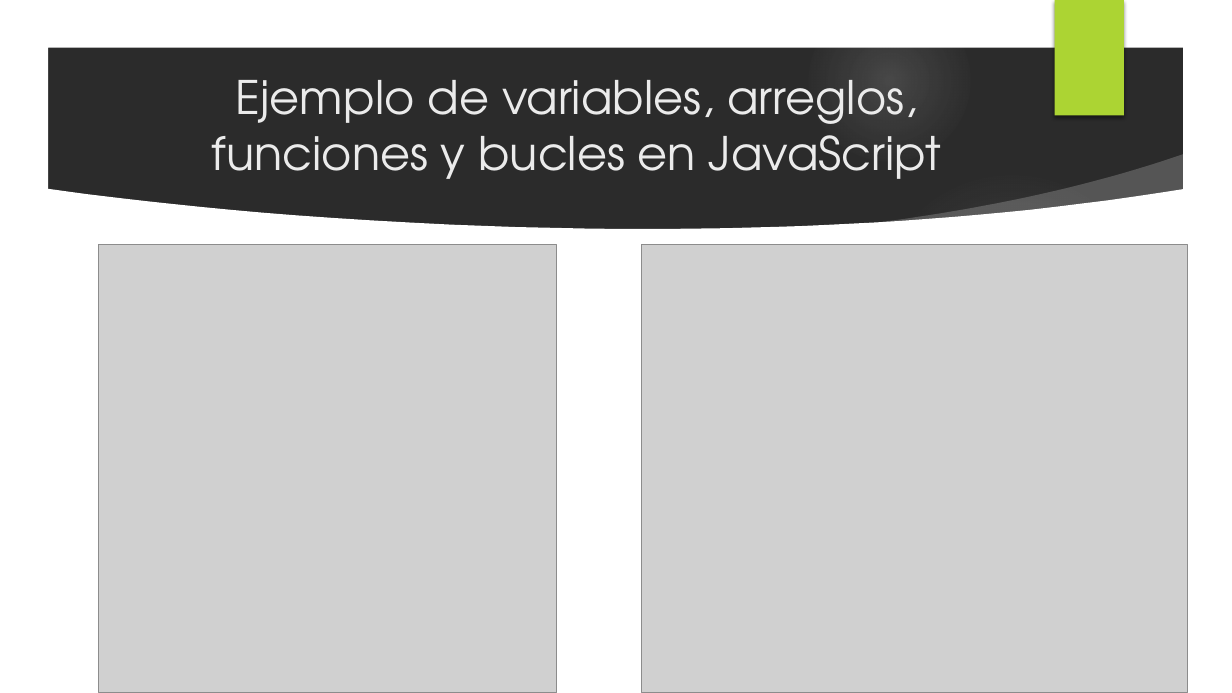
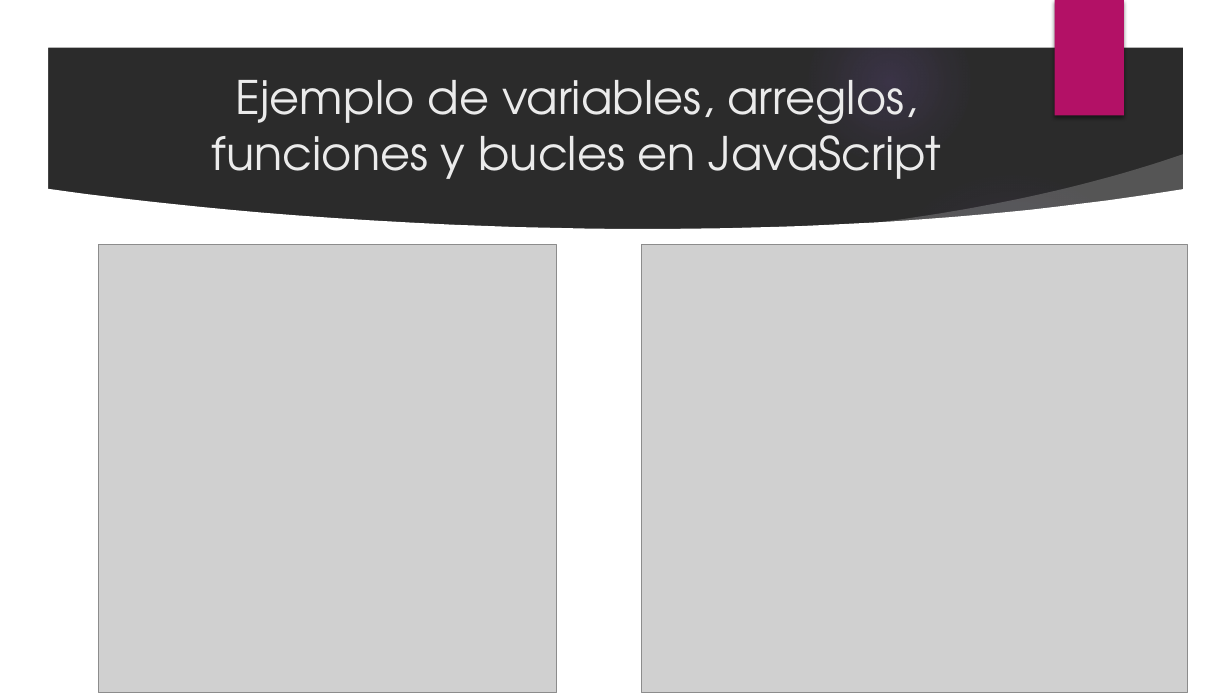
Before and after one commit to stealth14/Web-Transicion-Gradiente, a slide deck: slide 11 of diapositivas CSS.pptx (slide 5 before the commit). Drawn at 1232x693 pixels with LibreOffice and Linux fonts; fonts in the diff are those of the drawing; grey boxes stand for pictures; background and template pictures are left out; a plain dark background stands for a picture behind light text. Boxes give left, top, right and bottom in pixels: in the first picture for what was removed or moved away, otherwise in the second. Text is boxed around its words. In the diff, an @@ line names an element or a change of style, - is before the commit and + after.

```diff
--- a/diapositivas CSS.pptx
+++ b/diapositivas CSS.pptx
@@ ellipse at (x1=809, y1=1, x2=970, y2=163): fill gradient #F7F7F7 to gradient #9B6BF2 @@
@@ rectangle at (x1=1055, y1=0, x2=1124, y2=116): fill #ACD433 to #B31166 @@
```
Also in this commit, not shown: 4 other slides changed, 6 slides added, 1 slide removed.
